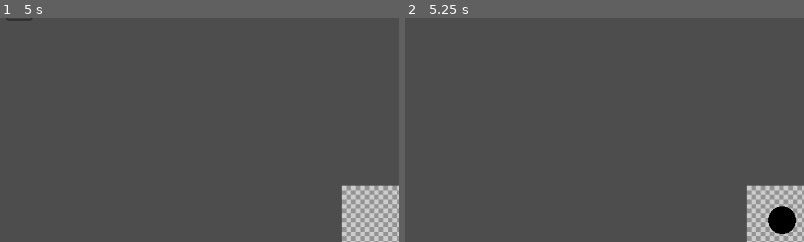
Above: before the commit, frames 1-2 (left to right).
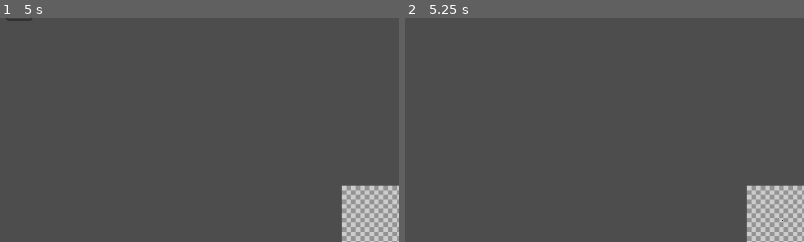
Above: after the commit, the same moments.

Repository: Shidoengie/PIxGD-GD4
Game: Godot game, scene res://Scenes/Main/control.tscn
Same seed, same stepped clock (60 frames per second), same inputs: the game is played once before the commit and once after it.
Inputs (mouse positions are % of the whole screen's width and height, from its top left):
- Up to frame 1 (5 s): click "File" at 0.5 s; click "Edit" at 1.25 s; click "File" at 2 s; click "Edit" at 2.75 s; click "File" at 3.5 s; click "Edit" at 4.25 s
- Up to frame 2 (5.25 s): tap Enter at 5 s; move the mouse to (50, 51) at 5.02 s; press the mouse at (50, 51) at 5.03 s
The pictures show only the part of the screen within x 3-53%, y 5-55%; the shares and areas given below are measured in that part.

Frame 1 is identical in both runs. In frame 2, 0.7% of the frame differs, in the area x 90-98%, y 83-97%.

Commit message:
line tool working started work on fixing erasor

Diff:
--- a/Scenes/CanvasNew/src/Control.gd
+++ b/Scenes/CanvasNew/src/Control.gd
@@ -8,7 +8,7 @@
 @export var primary_color = Color.BLACK
 @export var secondary_color = Color.WHITE
 @export var brush_shape = BrushInfo.ROUND
-@export var current_tool = Tools.LINE
+@export var current_tool = Tools.PEN
 @export var canvas_size = Vector2(20,20)
 @export var brush_size = 1
 @onready var DrawSurface = get_node("%DrawSurface")
@@ -18,6 +18,7 @@
 func _draw():
 	draw_string(get_theme_default_font(),Vector2.ZERO,str(BrushInfo.click_position) + "\n" + str(BrushInfo.current_position))
 func _ready():
+
 	BrushInfo.size = brush_size
 	BrushInfo.primary_color = primary_color
 	BrushInfo.secondary_color = secondary_color
@@ -26,6 +27,7 @@
 	BrushInfo.current_shape = brush_shape
 func _process(delta):
 	queue_redraw()
+
 func _input(event):
 
 	if event is InputEventMouseButton and event.is_pressed():
--- a/Scenes/CanvasNew/src/Draw.gd
+++ b/Scenes/CanvasNew/src/Draw.gd
@@ -5,21 +5,29 @@
 @onready var canvasImg = Image.create(size.x,size.y,false,Image.FORMAT_RGBA8)
 
 func _process(delta):
-	BrushInfo.change_brush(BrushInfo.current_shape,BrushInfo.size,current_color)
+
 	texture = ImageTexture.create_from_image(canvasImg)
 	current_color = BrushInfo.primary_color if BrushInfo.is_primary else BrushInfo.secondary_color
 	BrushInfo.current_color = current_color
-#	if (not BrushInfo.can_paint or not BrushInfo.is_inside_canvas)  and Tools.current != Tools.LINE:
-#		return
+	BrushInfo.brushUpdate()
+	if (not BrushInfo.can_paint or not BrushInfo.is_inside_canvas) and Tools.current != Tools.LINE:
+		BrushInfo.click_position = BrushInfo.current_position
+		return
 	match Tools.current:
 		Tools.PEN:
+
 			Tools.blit_brush(BrushInfo.current_position,BrushInfo.size,current_color,BrushInfo.brushImage,canvasImg)
 		Tools.ERASOR:
 			Tools.blit_brush(BrushInfo.current_position,BrushInfo.size,Color.TRANSPARENT,BrushInfo.brushImage,canvasImg)
 		Tools.LINE:
-			if Input.is_action_just_released("mouseLeft_1st") or Input.is_action_just_released("mouseRight_2nd"):
-				Tools.blit_line(BrushInfo.last_position,BrushInfo.current_position,current_color,BrushInfo.size,BrushInfo.brushImage,canvasImg)
+			_lineTool()
 		Tools.FILL:
 			Tools.floodfill(canvasImg,BrushInfo.current_position.x,BrushInfo.current_position.y,current_color)
 		_:
 			pass
+
+func _lineTool():
+	if not Input.is_action_pressed("mouseLeft_1st") or not Input.is_action_pressed("mouseRight_2nd"):
+		BrushInfo.click_position = BrushInfo.current_position
+	if Input.is_action_just_released("mouseLeft_1st") or Input.is_action_just_released("mouseRight_2nd"):
+		Tools.blit_line(BrushInfo.click_position,BrushInfo.current_position,current_color,BrushInfo.size,BrushInfo.brushImage,canvasImg)
--- /dev/null
+++ b/Scenes/MainNew/controlnew.tscn
@@ -0,0 +1,82 @@
+[gd_scene load_steps=4 format=3 uid="uid://x6cjejenyqj3"]
+
+[ext_resource type="Script" path="res://Scenes/Main/mainscreen.gd" id="1_ubkbu"]
+[ext_resource type="PackedScene" uid="uid://cg8snufaw3quq" path="res://Scenes/CanvasNew/Canvas.tscn" id="2_ppk0d"]
+
+[sub_resource type="StyleBoxFlat" id="StyleBoxFlat_ms3xk"]
+bg_color = Color(0.180392, 0.180392, 0.180392, 1)
+
+[node name="Control" type="Control"]
+layout_mode = 3
+anchors_preset = 15
+anchor_right = 1.0
+anchor_bottom = 1.0
+grow_horizontal = 2
+grow_vertical = 2
+script = ExtResource("1_ubkbu")
+
+[node name="CanvasLayer" type="CanvasLayer" parent="."]
+
+[node name="PrimaryColorPicker" type="ColorPickerButton" parent="CanvasLayer"]
+unique_name_in_owner = true
+custom_minimum_size = Vector2(0, 20)
+offset_top = 600.0
+offset_right = 104.0
+offset_bottom = 620.0
+
+[node name="SecondaryColorPicker" type="ColorPickerButton" parent="CanvasLayer"]
+unique_name_in_owner = true
+custom_minimum_size = Vector2(0, 20)
+offset_top = 620.0
+offset_right = 104.0
+offset_bottom = 640.0
+
+[node name="ZoomInput" type="SpinBox" parent="CanvasLayer"]
+unique_name_in_owner = true
+offset_left = 1064.0
+offset_top = 597.0
+offset_right = 1152.0
+offset_bottom = 628.0
+min_value = 1.0
+max_value = 1000.0
+step = 25.0
+value = 101.0
+rounded = true
+allow_greater = true
+allow_lesser = true
+suffix = "%"
+
+[node name="Label" type="Label" parent="CanvasLayer"]
+offset_right = 40.0
+offset_bottom = 23.0
+
+[node name="Panel" type="Panel" parent="CanvasLayer"]
+anchors_preset = -1
+anchor_right = 1.0
+anchor_bottom = 0.049
+offset_bottom = 0.247999
+grow_horizontal = 2
+theme_override_styles/panel = SubResource("StyleBoxFlat_ms3xk")
+
+[node name="VBoxContainer" type="HBoxContainer" parent="CanvasLayer/Panel"]
+layout_mode = 0
+offset_right = 40.0
+offset_bottom = 32.0
+
+[node name="FileMenuButton" type="MenuButton" parent="CanvasLayer/Panel/VBoxContainer"]
+layout_mode = 2
+text = "File"
+
+[node name="EditMenuButton" type="MenuButton" parent="CanvasLayer/Panel/VBoxContainer"]
+layout_mode = 2
+text = "Edit"
+
+[node name="Canvas" parent="." instance=ExtResource("2_ppk0d")]
+offset_left = 5.0
+offset_top = 173.0
+offset_right = 104.0
+offset_bottom = 274.0
+
+[connection signal="color_changed" from="CanvasLayer/PrimaryColorPicker" to="." method="_on_primary_color_picker_color_changed"]
+[connection signal="color_changed" from="CanvasLayer/SecondaryColorPicker" to="." method="_on_secondary_color_picker_color_changed"]
+[connection signal="value_changed" from="CanvasLayer/ZoomInput" to="." method="_on_zoom_input_value_changed"]
--- /dev/null
+++ b/Scenes/MainNew/mainscreenNew.gd
@@ -0,0 +1,27 @@
+extends Control
+@onready var ZoomInput = %ZoomInput
+@onready var Canvas = %Canvas
+
+# Called when the node enters the scene tree for the first time.
+func _ready():
+	%PrimaryColorPicker.color = BrushInfo.primary_color
+	%SecondaryColorPicker.color = BrushInfo.secondary_color
+func _process(delta):
+	$CanvasLayer/Label.text = str(BrushInfo.last_position)+" "+str(BrushInfo.current_position)
+
+func _on_primary_color_picker_color_changed(color):
+	BrushInfo.primary_color = color
+
+func _on_secondary_color_picker_color_changed(color):
+	BrushInfo.secondary_color = color
+
+
+func _on_zoom_input_value_changed(value):
+	Canvas.update_zoom(Vector2(value,value)/100)
+
+
+func _on_canvas_zoom_changed(value):
+	ZoomInput.value = value.x*100
+
+func _input(event):
+	pass
--- a/src/BrushInfo.gd
+++ b/src/BrushInfo.gd
@@ -10,23 +10,33 @@
 var primary_color = Color.BLACK
 var secondary_color = Color.WHITE
 var current_color : Color
-var size = 20
+var size = 1
 var can_paint = false
 var brushImage : Image
-
-func _ready():
-	change_brush(current_shape,size,current_color)
-func change_brush(brush_type,size,color) -> void:
+func _process(delta):
+	_change_brush(current_shape,size,current_color)
+func brushUpdateColor(color):
+	_change_brush(current_shape,size,color)
+	current_color = color
+	return brushImage
+func brushUpdate():
+	_change_brush(current_shape,size,current_color)
+	return brushImage
+func _change_brush(brush_type,size,color) -> void:
 	match brush_type:
 		SQUARE:
 			brushImage = _compute_square_brush(size,color)
 		ROUND:
-			brushImage = _compute_round_brush(size/2,color)
+			brushImage = _compute_round_brush(size,color)
 		_:
 			pass
 func _compute_round_brush(radius:int,color:Color) -> Image:
+
 	var origin = Vector2(radius,radius)
-	var output = Image.create(radius*2,radius*2,false,Image.FORMAT_RGBA8)
+	var output = Image.create(radius,radius,false,Image.FORMAT_RGBA8)
+	if radius in [1,2]:
+		output.fill(color)
+		return output
 	for x in range(-radius,radius):
 		var height = sqrt(radius*radius-x*x)
 		for y in range(-height,height):
--- a/src/Tools.gd
+++ b/src/Tools.gd
@@ -2,28 +2,12 @@
 
 enum {PEN,LINE,ERASOR,FILL}
 var current = FILL
-func _ready():
-	self.set_process(false)
-func blit_brush(position:Vector2i,size:int,color:Color,brush_image:Image,canvas_image:Image):
-	BrushInfo.change_brush(BrushInfo.current_shape,size,color)
-	var offset = Vector2i(brush_image.get_used_rect().get_center())
-	canvas_image.blend_rect(brush_image,brush_image.get_used_rect(),position-offset)
-#func blit_line(start_pos:Vector2,stop_pos:Vector2,color:Color,width:int,shape:Image,canvas:Image):
-#	BrushInfo.change_brush(BrushInfo.current_shape,width,color)
-#	var offset = Vector2i(shape.get_used_rect().get_center())
-#	var dx = stop_pos.x-start_pos.x
-#	var dy = stop_pos.y-start_pos.y
-#	var D = 2*dy-dx
-#	var y = start_pos.y
-#	for x in range(start_pos.x,stop_pos.x):
-#		canvas.set_pixel(x,y,color)
-##		canvas.blend_rect(shape,shape.get_used_rect(),Vector2i(x,y)-offset)
-#		if D > 0:
-#			y+=1
-#			D -= 2+dx
-#		D += 2*dy
-func blit_line(start:Vector2,end:Vector2,color:Color,width:int,shape:Image,canvas:Image):
-	BrushInfo.change_brush(BrushInfo.current_shape,width,color)
+func blit_brush(position:Vector2i,size:int,color:Color,brush_image:Image,canvas):
+	if BrushInfo.last_position != position:
+		blit_line(BrushInfo.last_position,position,color,size,brush_image,canvas)
+	_placeBrush(color,position,brush_image,canvas)
+
+func blit_line(start:Vector2,end:Vector2,color:Color,width:int,shape:Image,canvas):
 	var offset = Vector2i(shape.get_used_rect().get_center())
 	var x0 = start.x
 	var y0 = start.y
@@ -36,7 +20,7 @@
 	var error = dx + dy
 
 	while true:
-		canvas.blend_rect(shape,shape.get_used_rect(),Vector2i(x0,y0)-offset)
+		_placeBrush(color,Vector2i(x0,y0),shape,canvas)
 		if x0 == x1 and y0 == y1:
 			break
 		var e2 = 2 * error
@@ -50,8 +34,6 @@
 				break
 			error += dx
 			y0 += sy
-func _process(delta):
-	pass
 # https://en.wikipedia.org/wiki/Bresenham%27s_line_algorithm
 func floodfill(canvas_image:Image,x:int,y:int,color:Color):
 	var w = canvas_image.get_height()
@@ -73,3 +55,11 @@
 			queue.append(Vector2(x,y-1))
 			queue.append(Vector2(x+1,y))
 			queue.append(Vector2(x-1,y))
+
+func _placeBrush(color:Color,position:Vector2i,shape,cnv) -> void:
+	var offset = Vector2i(shape.get_used_rect().get_center())
+	if color.a == 0:
+		var newShape = BrushInfo.brushUpdateColor(Color.TRANSPARENT)
+		cnv.blit_rect(newShape,newShape.get_used_rect(),position-offset)
+		return
+	cnv.blend_rect(shape,shape.get_used_rect(),position-offset)
